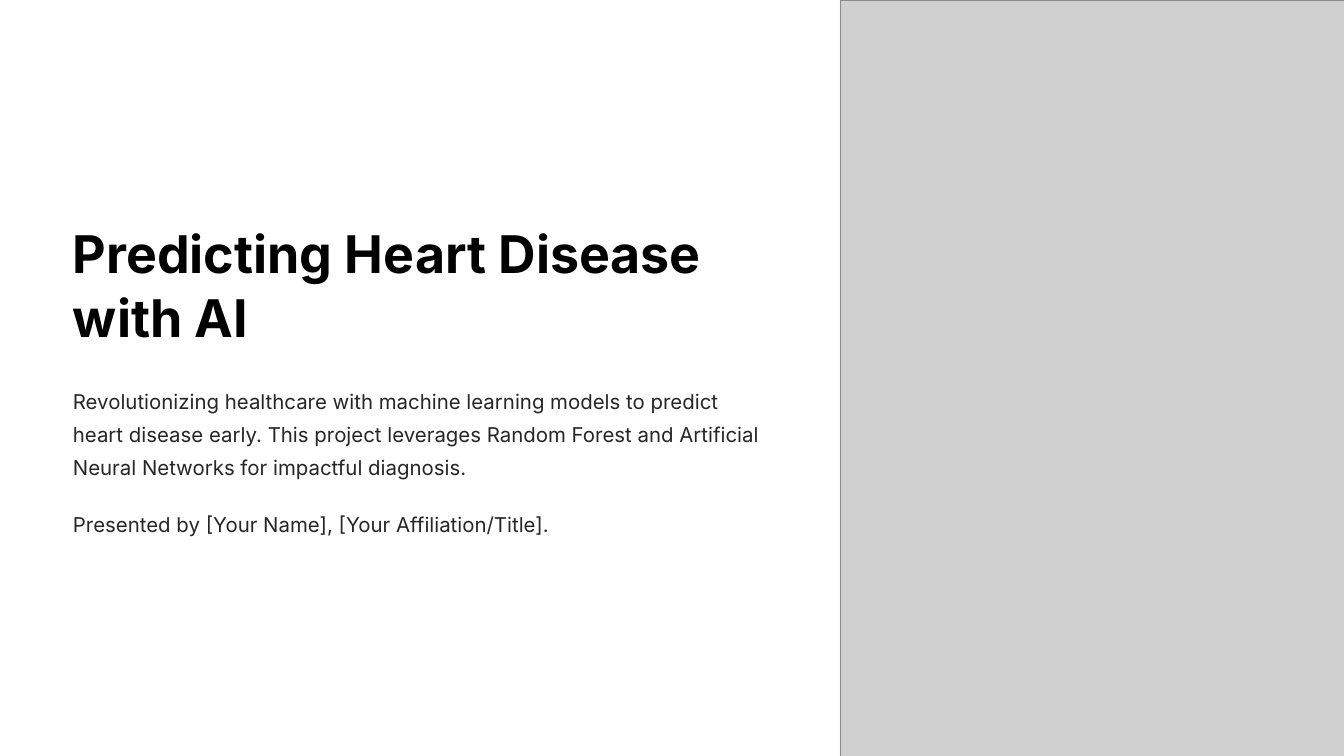
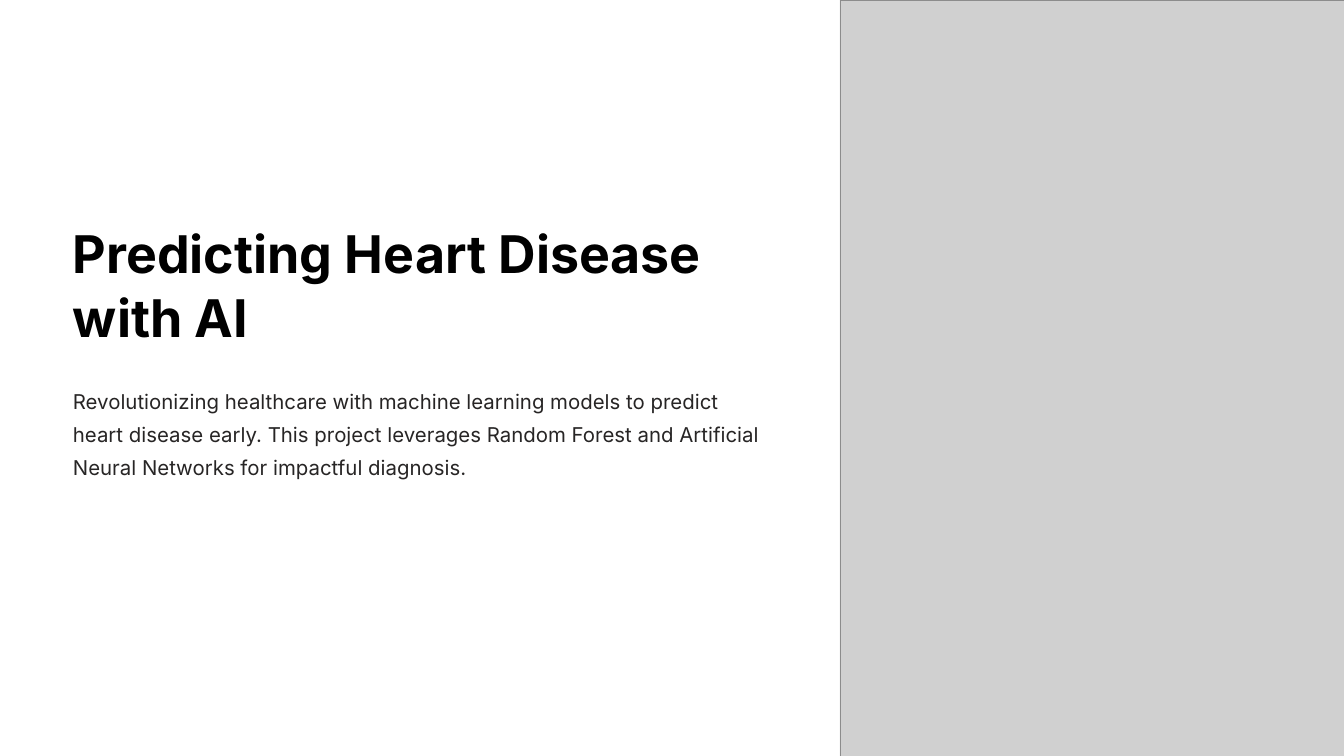
Before and after one commit to kietmcaproject/AI_AI101B_2024-25, a slide deck: slide 2 of ESE AI(Byte Minds)/ESE AI(Byte Minds) PPT.pptx. Drawn at 1344x756 pixels with LibreOffice and Linux fonts; fonts in the diff are those of the drawing; grey boxes stand for pictures; background and template pictures are left out. Boxes give left, top, right and bottom in pixels: in the first picture for what was removed or moved away, otherwise in the second. Text is boxed around its words. In the diff, an @@ line names an element or a change of style, - is before the commit and + after.

```diff
--- a/ESE AI(Byte Minds)/ESE AI(Byte Minds) PPT.pptx
+++ b/ESE AI(Byte Minds)/ESE AI(Byte Minds) PPT.pptx
@@ text removed at [73,515,549,537] @@
-Presented by [Your Name], [Your Affiliation/Title].
```
Also in this commit, not shown: 1 other slide changed.
